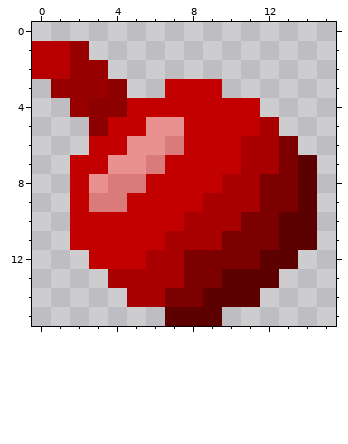
Edited in one commit: pixel-art file (build/res/img/cherry.ase). Above, as it was before the edit.
16x16 pixels, 1 frame. Colours within 5 levels of each other are drawn and written as one.
The result:
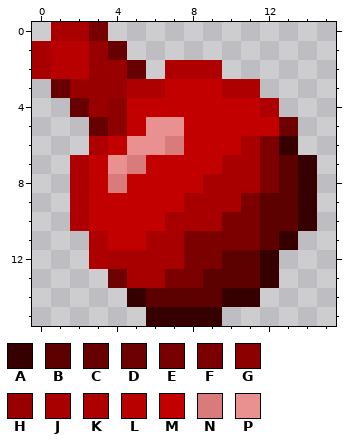
Palette (. is transparent): A #360000  B #5c0000  C #670000  D #6d0000  E #770000  F #7d0000  G #8d0000  H #980000  J #a80000  K #ae0000  L #b80000  M #c30000  N #d97b7b  P #e99090
Change:
@@ x 0..15 @@
- 0 ................
- 1 LLH.............
- 2 LLHH............
- 3 .HHHG..MMM......
- 4 ..HGGMMMMMMM....
- 5 ...GMMPPMMMMJ...
- 6 ...MMPPNMMMJJF..
- 7 ..MMPPNMMMMJJFB.
- 8 ..MPNNMMMMJJFFB.
- 9 ..MNNMMMMJJJFFB.
-10 ..MMMMMMJJJFFBB.
-11 ..MMMMMJJJFFFBB.
-12 ...MMMJJFFFFBB..
-13 ....JJJJFFBBB...
-14 .....JJFFBBB....
-15 .......BBB......
+ 0 .JJE............
+ 1 JLLHC...........
+ 2 JLLHHC.KKK......
+ 3 .CHHHKKMMMKK....
+ 4 ..CHGMMMMMMMK...
+ 5 ...CGMPPMMMMMD..
+ 6 ...KMPPNMMMJFA..
+ 7 ..KMPNMMMMJJFBA.
+ 8 ..KMNMMMMJJJFBA.
+ 9 ..KMMMMMJJJFBBA.
+10 ..KMMMMJJJFFBBA.
+11 ...KMMJJFFFFBA..
+12 ...KJJJJFFBBA...
+13 ....DJJFFBBBA...
+14 .....ABBBBAA....
+15 ......AAAA......
Changed places in both pictures, as pixel boxes (x1, y1, x2, y2):
changed: (32, 22, 317, 326)
